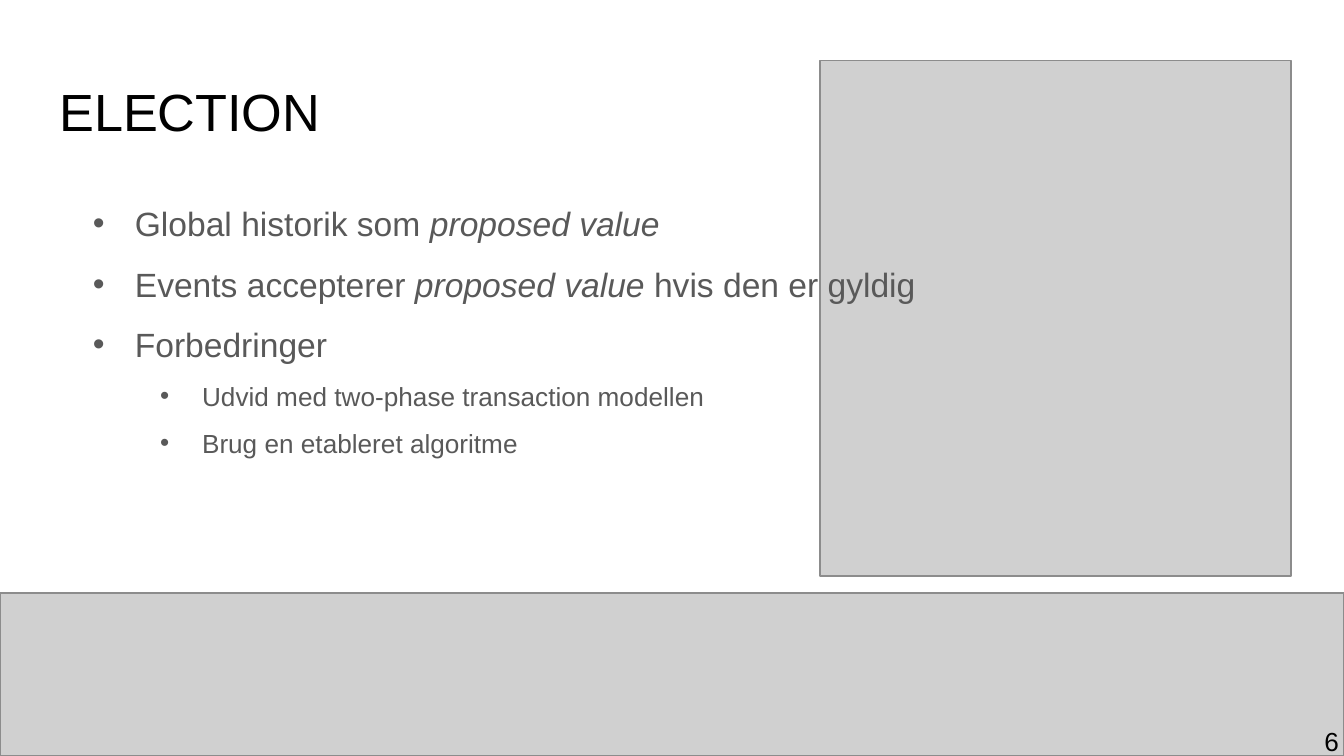
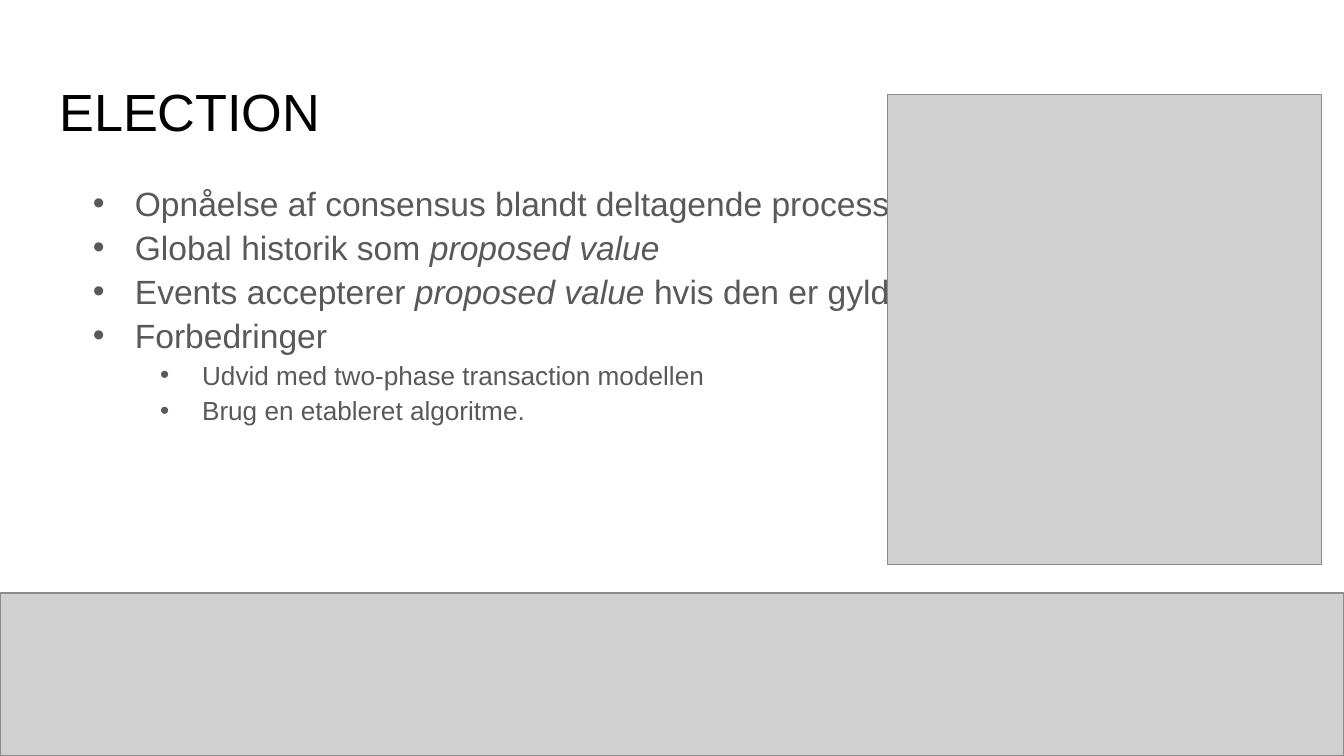
Before and after one commit to mikaellindemann/Distributed-Consensus, a slide deck: slide 10 of doc/Exam/Exam.pptx (slide 6 before the commit). Drawn at 1344x756 pixels with LibreOffice and Linux fonts; fonts in the diff are those of the drawing; grey boxes stand for pictures. Boxes give left, top, right and bottom in pixels: in the first picture for what was removed or moved away, otherwise in the second. Text is boxed around its words. In the diff, an @@ line names an element or a change of style, - is before the commit and + after.

```diff
--- a/doc/Exam/Exam.pptx
+++ b/doc/Exam/Exam.pptx
@@ picture: place and size @@
-picture at [820, 60, 1290, 577]
+picture at [887, 94, 1321, 564]
@@ text at [135, 189, 919, 222]: paragraph added @@
+• Opnåelse af consensus blandt deltagende processer
@@ text at [135, 235, 916, 391]: line spacing 1.5 to 1; more space between paragraphs @@
@@ text at [202, 401, 525, 426]: text changed @@
-  • Brug en etableret algoritme
+  • Brug en etableret algoritme.
@@ page number removed at [1324, 733, 1339, 756] @@
-6
```
Also in this commit, not shown: 11 other slides changed, 7 slides added, 4 slides removed, 2 other files.
